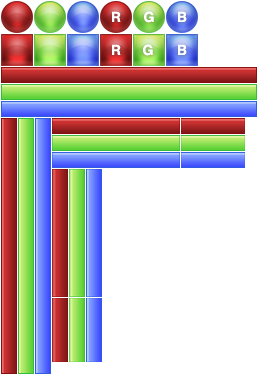
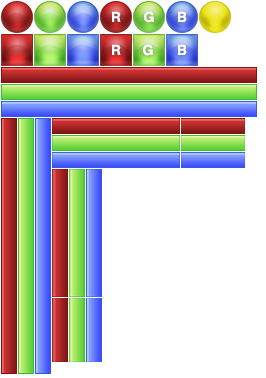
Layer changes from the first 266px x 378px image to the second:
added layer "circle-yellow" above "circle-red" over [199, 1, 231, 33]
